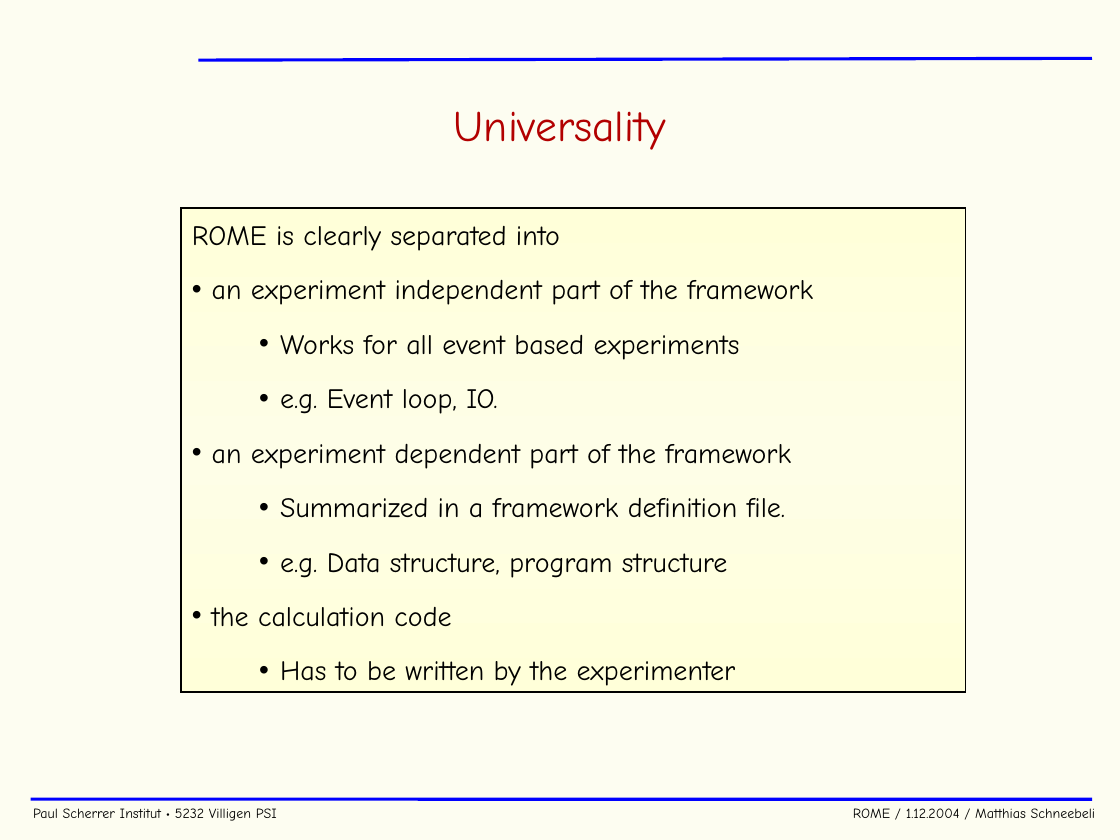
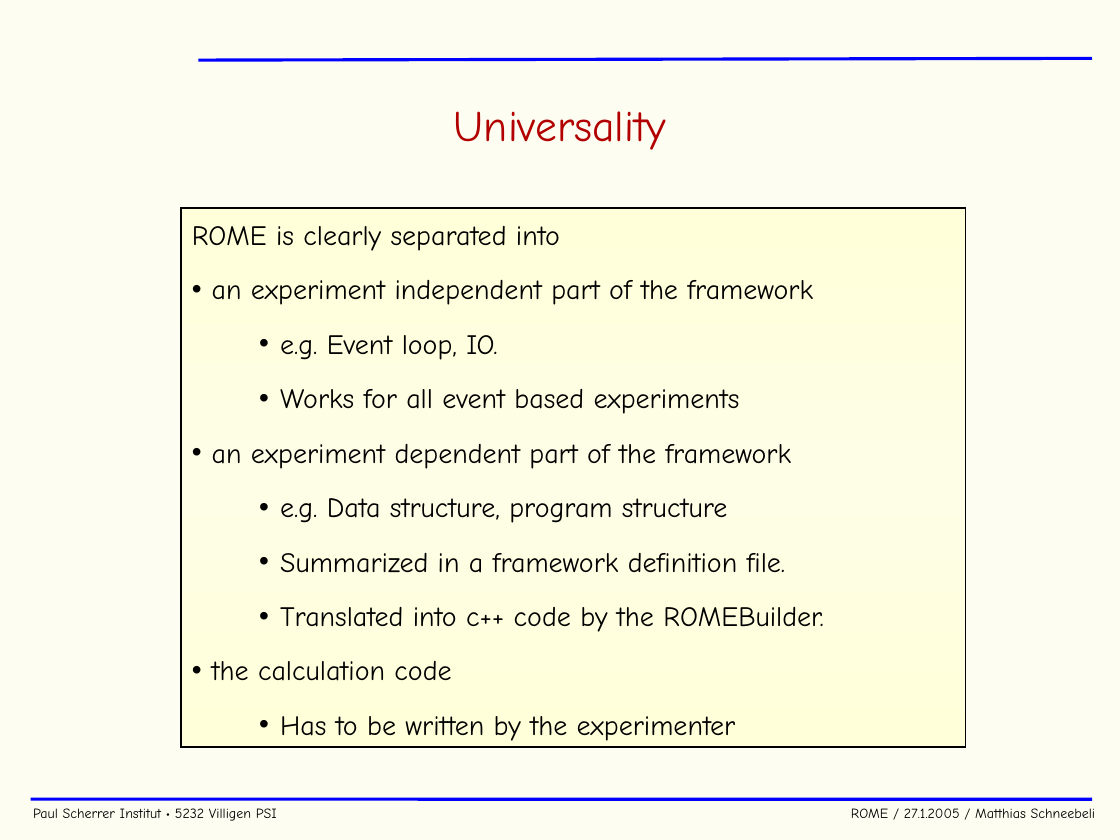
Before and after one commit to cjpl/rome, a slide deck: slide 6 of documentation/ROME.ppt. Drawn at 1120x840 pixels with LibreOffice and Linux fonts; fonts in the diff are those of the drawing; background and template pictures are left out. Boxes give left, top, right and bottom in pixels: in the first picture for what was removed or moved away, otherwise in the second. Text is boxed around its words. In the diff, an @@ line names an element or a change of style, - is before the commit and + after.

```diff
--- a/documentation/ROME.ppt
+++ b/documentation/ROME.ppt
@@ rectangle "ROME is clearly separated into": place and size @@
-rectangle "ROME is clearly separated into" at (180, 208, 965, 692)
+rectangle "ROME is clearly separated into" at (180, 208, 965, 747)
@@ text in rectangle at (280, 335, 497, 360): paragraph added @@
+  • e.g. Event loop, IO.
@@ text in rectangle at (280, 389, 497, 414): paragraph removed @@
-  • e.g. Event loop, IO.
@@ text in rectangle at (280, 498, 727, 523): paragraph added @@
+  • e.g. Data structure, program structure
@@ text in rectangle at (280, 607, 824, 632): text changed @@
-  • e.g. Data structure, program structure
+  • Translated into c++ code by the ROMEBuilder.
@@ text at (33, 808, 1096, 821): text changed @@
-Paul Scherrer Institut • 5232 Villigen PSI ROME / 1.12.2004 / Matthias Schneebeli
+Paul Scherrer Institut • 5232 Villigen PSI ROME / 27.1.2005 / Matthias Schneebeli
```
Also in this commit, not shown: 43 other slides changed, 1 slide added, 13 other files.
